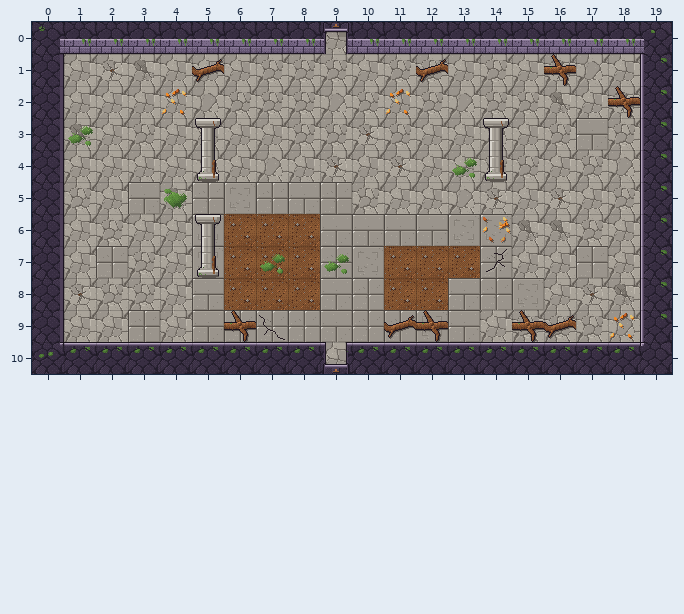
One commit to this Tiled map: maps/donjon1/salle_01.tmx. The first picture shows the starting point.
Cells are 32x32 px. Shown: x 0..19, y 0..10. Tiles whose own drawing changed are shown in their newer look in all pictures.
New version:
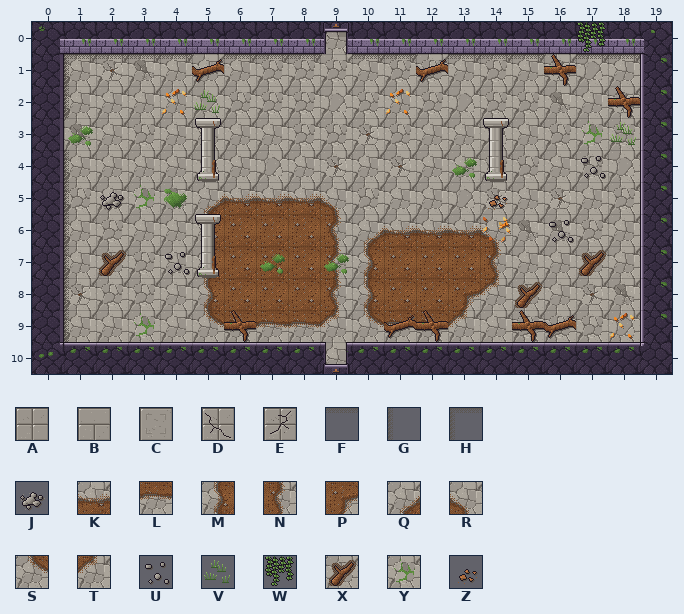
Key: from "temple_racines": A 0, B 1, C 2, D 3, E 4, F 12, G 13, H 14, J 15, K 48, L 49, M 50, N 51, P 55, Q 67, R 68, S 69, T 70, U 76, V 77, W 122, X 124, Y 125, Z 127.
_ is an empty cell.
What changed:
{"where": "layer \"Sol\""}
{"y":3,"x":17,"old":"B","new":"Y"}
{"y":5,"x":3,"old":"B","new":"Y"}
{"y":5,"x":5,"old":"ACABA","new":"QKKKR"}
{"y":6,"x":5,"old":"C","new":"M"}
{"y":6,"x":9,"old":"BBBBCC","new":"NQKKKR"}
{"y":7,"x":2,"old":"A","new":"X"}
{"y":7,"x":5,"old":"C","new":"M"}
{"y":7,"x":9,"old":"AC","new":"NM"}
{"y":7,"x":14,"old":"E","new":"N"}
{"y":7,"x":17,"old":"A","new":"X"}
{"y":8,"x":5,"old":"B","new":"M"}
{"y":8,"x":9,"old":"BA","new":"NM"}
{"y":8,"x":13,"old":"BAC","new":"PTX"}
{"y":9,"x":3,"old":"A","new":"Y"}
{"y":9,"x":5,"old":"BADABAACB","new":"SLLLTSLLT"}
{"where": "layer \"Decor\""}
{"y":1,"x":1,"old":"____","new":"HFFF"}
{"y":1,"x":6,"old":"___","new":"FFF"}
{"y":1,"x":10,"old":"__","new":"FF"}
{"y":1,"x":13,"old":"___","new":"FFF"}
{"y":1,"x":17,"old":"__","new":"FF"}
{"y":2,"x":1,"old":"_","new":"G"}
{"y":2,"x":5,"old":"_","new":"V"}
{"y":3,"x":18,"old":"_","new":"V"}
{"y":4,"x":1,"old":"_","new":"G"}
{"y":4,"x":17,"old":"_","new":"U"}
{"y":5,"x":1,"old":"__","new":"GJ"}
{"y":5,"x":14,"old":"_","new":"Z"}
{"y":6,"x":1,"old":"_","new":"G"}
{"y":6,"x":16,"old":"_","new":"U"}
{"y":7,"x":1,"old":"_","new":"G"}
{"y":7,"x":4,"old":"_","new":"U"}
{"y":8,"x":1,"old":"_","new":"G"}
{"y":9,"x":1,"old":"_","new":"G"}
{"where": "layer \"Dessus\""}
{"y":0,"x":17,"old":"_","new":"W"}
{"label":"added","picture_box":[576,22,640,59]}
{"label":"added","picture_box":[64,54,320,118]}
{"label":"added","picture_box":[352,54,416,59]}
{"label":"added","picture_box":[448,54,544,59]}
{"label":"changed","picture_box":[576,118,636,179]}
{"label":"changed","picture_box":[64,150,160,342]}
{"label":"changed","picture_box":[165,182,544,342]}
{"label":"changed","picture_box":[549,220,608,278]}
